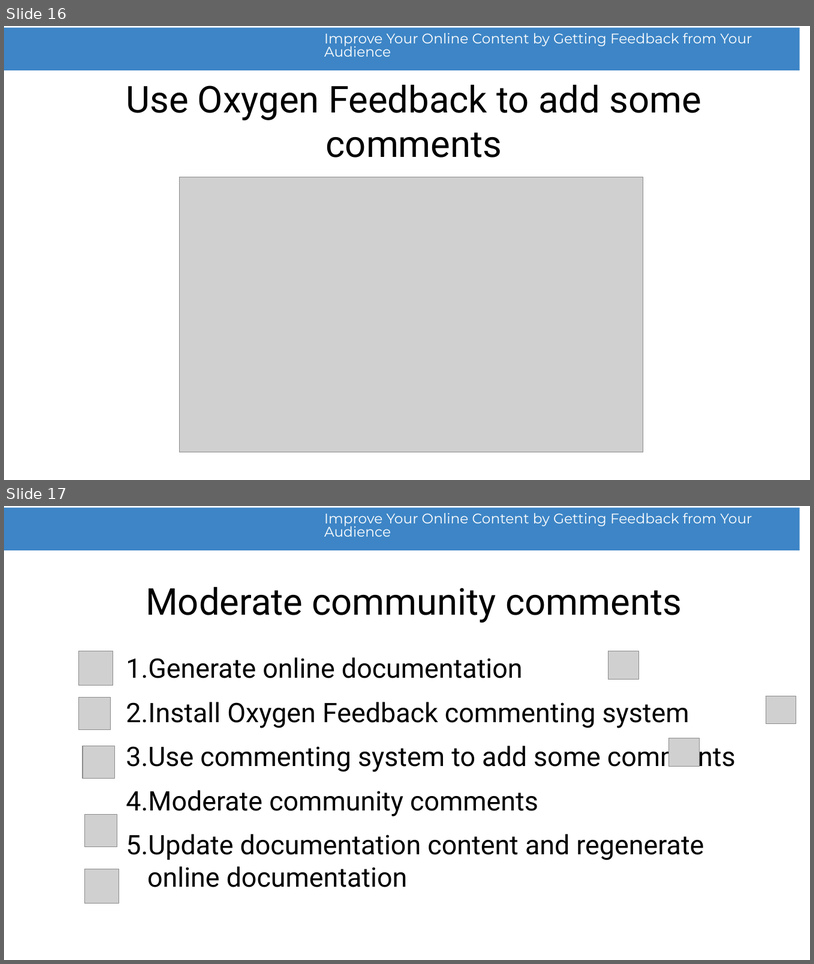
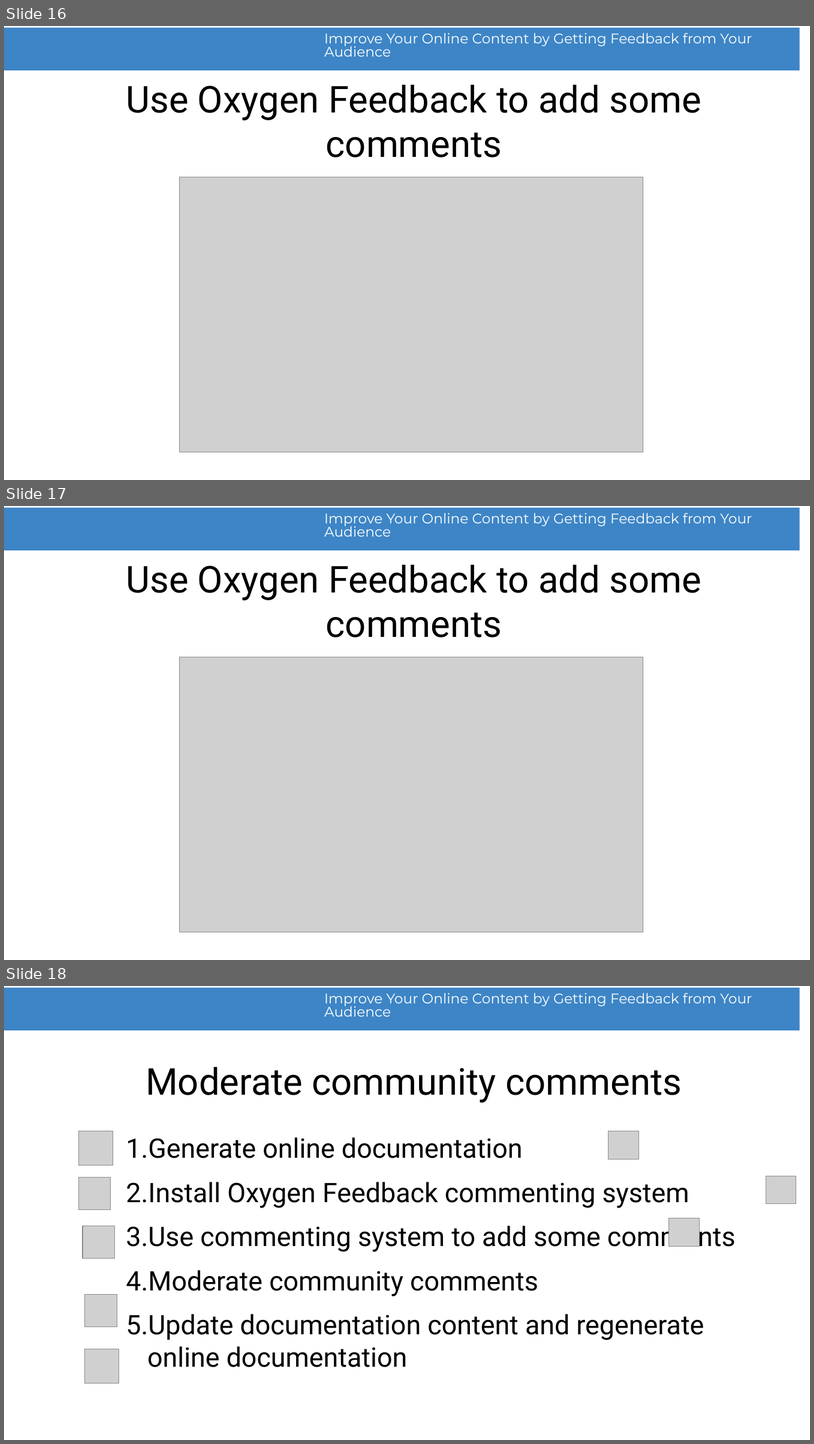
Before and after one commit to radu-pisoi/feedback-presentation, a slide deck: presentation/feedback-demo.odp. Shown one above the other, each under a label of ours: slides 16 and 17 before the commit, slides 16, 17 and 18 after it. The pictures are 814x964 and 814x1444 pixels, drawn with LibreOffice and Linux fonts; fonts in the diff are those of the drawing; grey boxes stand for pictures; background and template pictures are left out. Boxes give left, top, right and bottom in pixels: in the first picture for what was removed or moved away, otherwise in the second. Text is boxed around its words. In the diff, an @@ line names an element or a change of style, - is before the commit and + after.

Commit message:
Update scenario

```diff
--- a/presentation/feedback-demo.odp
+++ b/presentation/feedback-demo.odp
@@ slide 17 added at (4,506,810,960), background #FFFFFF; not listed: 2 template elements that a slide beside it also shows @@
@@ title added at (126,564,701,637), 44 pt, text #000000 @@
+Use Oxygen Feedback to add some comments
@@ picture added at (179,657,644,932) @@
@@ what was slide 17 is now slide 18 @@
```
